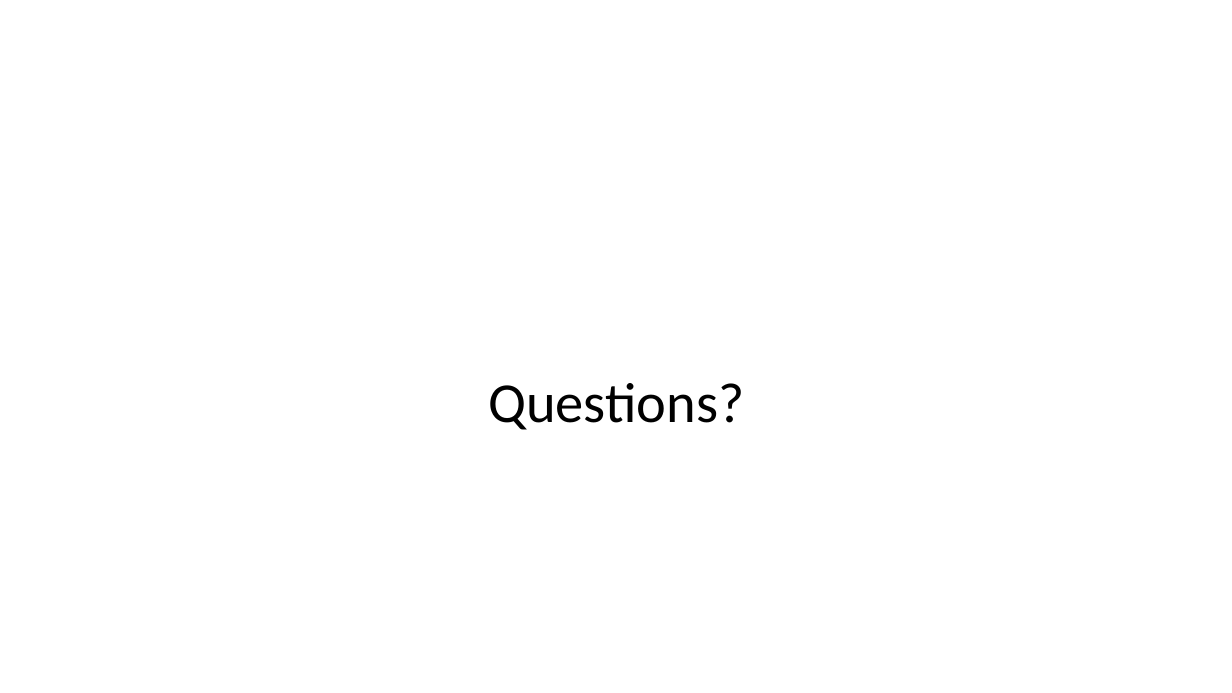
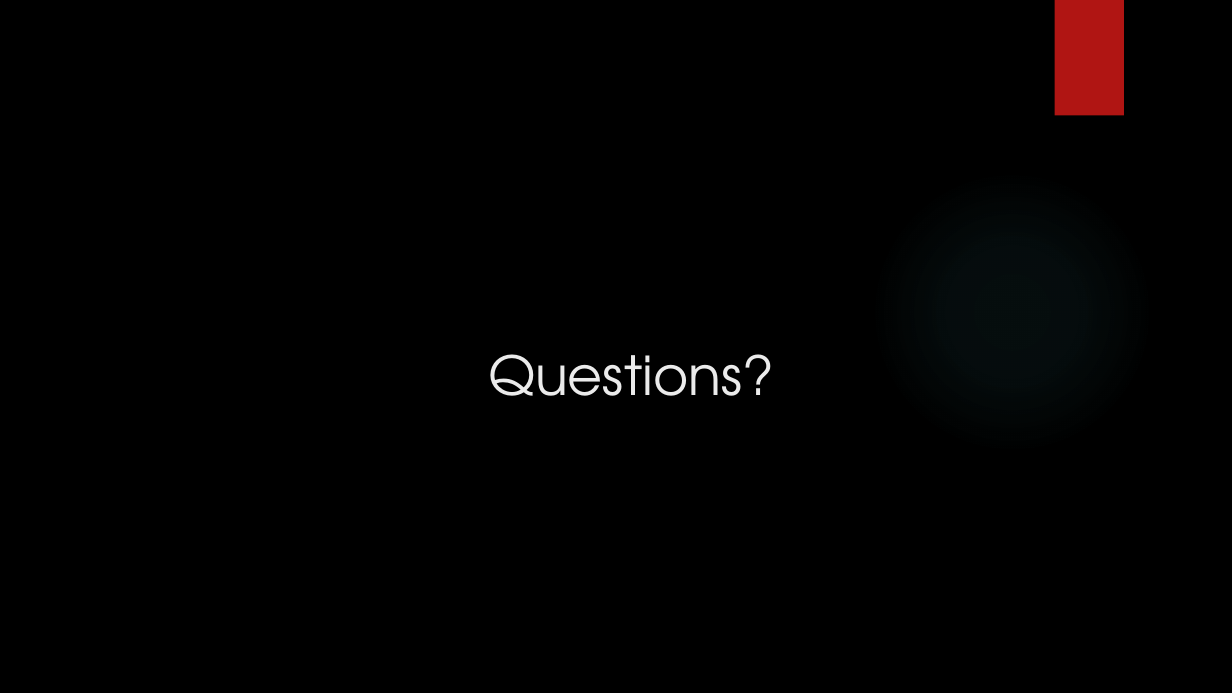
Before and after one commit to UoSGamesGroups/first-semester-group-19, a slide deck: slide 8 of Presentations/Group 19 - Presentation 1.pptx. Drawn at 1232x693 pixels with LibreOffice and Linux fonts; fonts in the diff are those of the drawing; background and template pictures are left out. Boxes give left, top, right and bottom in pixels: in the first picture for what was removed or moved away, otherwise in the second. Text is boxed around its words. In the diff, an @@ line names an element or a change of style, - is before the commit and + after.

```diff
--- a/Presentations/Group 19 - Presentation 1.pptx
+++ b/Presentations/Group 19 - Presentation 1.pptx
@@ background #FFFFFF to picture (left out) @@
@@ rectangle added at (x1=1055, y1=0, x2=1124, y2=116), fill #B01513 @@
@@ ellipse added at (x1=870, y1=169, x2=1154, y2=454), fill gradient #50B9C1 @@
@@ title "Questions?" at (x1=488, y1=354, x2=774, y2=396): size 44 to 42 pt, font Calibri to TeX Gyre Adventor, text colour #000000 to #EBEBEB; line spacing 0.9 to 1; vertical alignment middle to top @@
```
Also in this commit, not shown: 6 other slides changed, 1 slide added, 1 slide removed, 1 other file.
